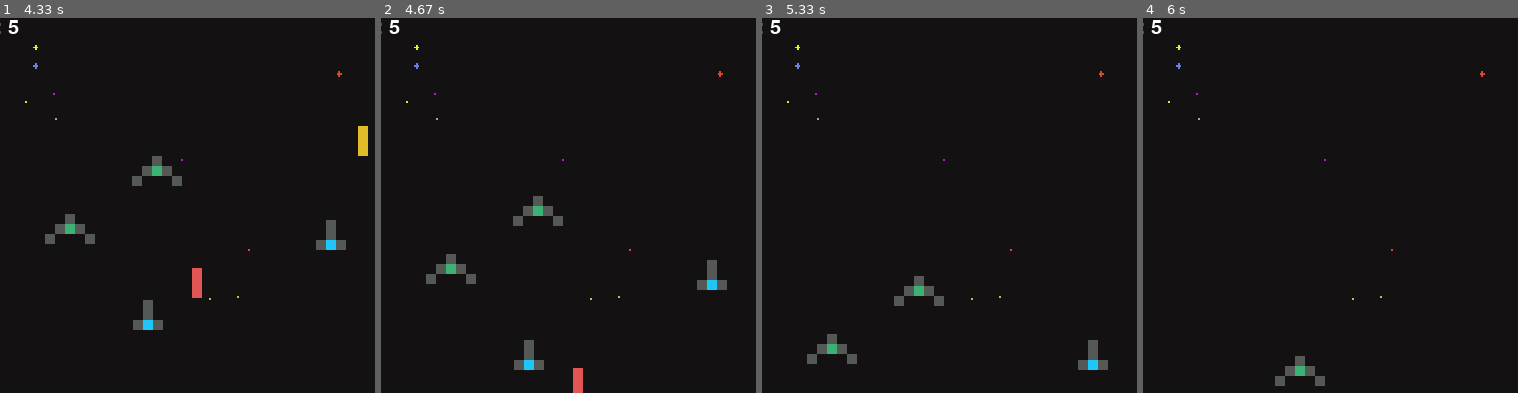
Above: before the commit, frames 1-4 (left to right).
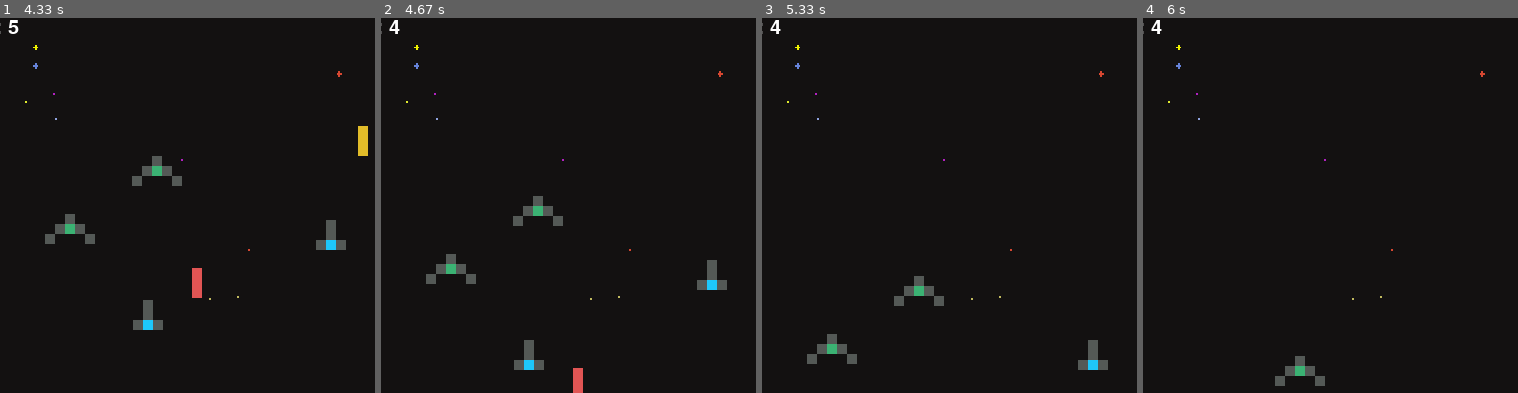
Above: after the commit, the same moments.

Repository: AmirmasoudCS/Pygame-Course
Game: pygame game, started from project_03/main.py
Same seed, same stepped clock (60 frames per second), same inputs: the game is played once before the commit and once after it.
Inputs:
- Up to frame 1 (4.33 s): tap Space at 0.33, 0.73, 1.03, 1.23, 1.53, 1.73, 2.03, 2.3, 2.6, 2.73, 3.03, 3.4, 3.7, 3.9, 4.2 s; hold Right 0.67-1.13 s; hold Right 1.17-1.63 s; hold Left 1.67-2.2 s; hold Left 2.23-2.63 s; hold Right 2.67-3.3 s; hold Left 3.33-3.8 s; hold Right 3.83-4.3 s
- Up to frame 2 (4.67 s): hold Right from 4.33 s (still down); tap Space at 4.4 s
- Up to frame 3 (5.33 s): tap Space at 4.7, 4.9, 5.2 s; release Right at 4.8 s; hold Left from 4.83 s (still down)
- Up to frame 4 (6 s): release Left at 5.37 s; hold Left 5.4-5.8 s; tap Space at 5.47, 5.77, 5.9 s; hold Right from 5.83 s (still down)
The pictures show only the part of the screen within x 9-59%, y 0-50%; the shares and areas given below are measured in that part.

Frame 1 is identical in both runs. In frame 2, less than 0.1% of the frame differs, in the area x 2-6%, y 0-5%; in frame 3, less than 0.1%; in frame 4, less than 0.1%.

Commit message:
Implementing the logic for the ships to go out of the screen and lose life

Diff:
--- a/project_03/main.py
+++ b/project_03/main.py
@@ -10,6 +10,7 @@
 
 WHITE = (255, 255, 255)
 RED = (255, 0, 0)
+BLACK = (255, 255, 255)
 
 
 # =========================
@@ -85,6 +86,9 @@
 # Laser Base Class
 # =========================
 
+def lose():
+    lose_label = MAIN_FONT.render("LOST!", 1, RED, BLACK)
+    WIN.blit(lose_label, (0,0), (WIDTH,HEIGHT))
 class Laser:
 
     def __init__(self, x, y):
@@ -447,6 +451,10 @@
             # Remove enemy when it leaves the screen
             if enemy.y > HEIGHT:
 
+                lives -= 1
+                if lives == 0:
+                    lose()
+
                 enemies.remove(enemy)
 
         # =========================
